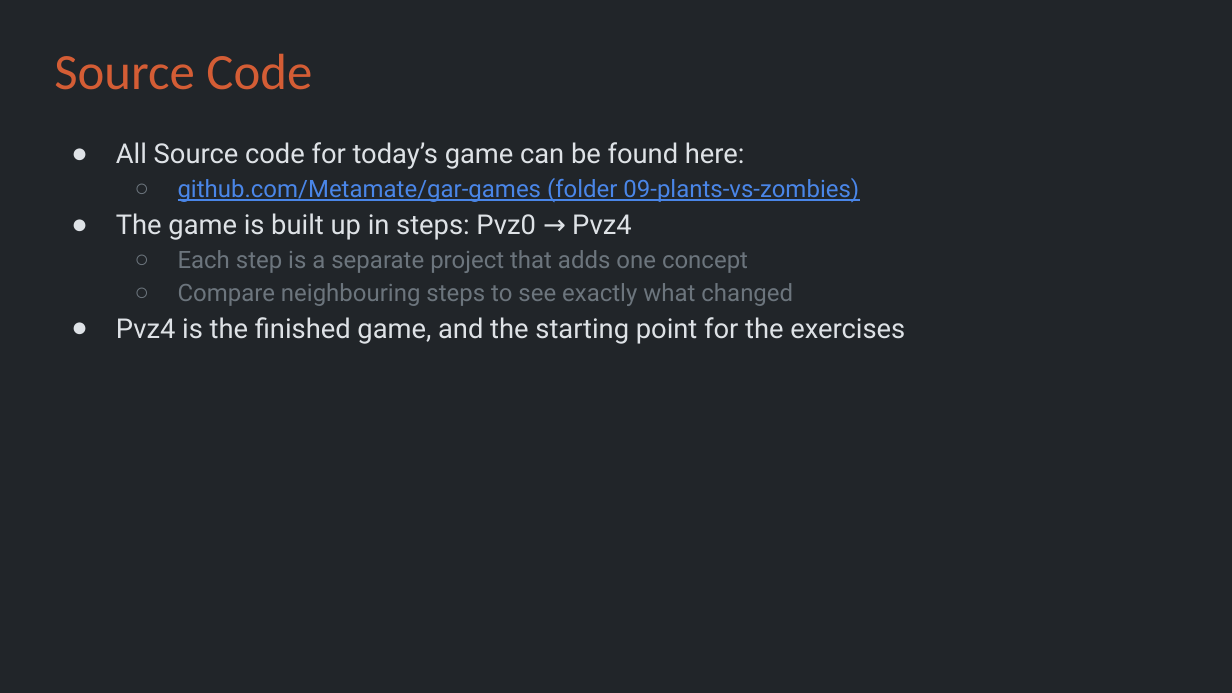
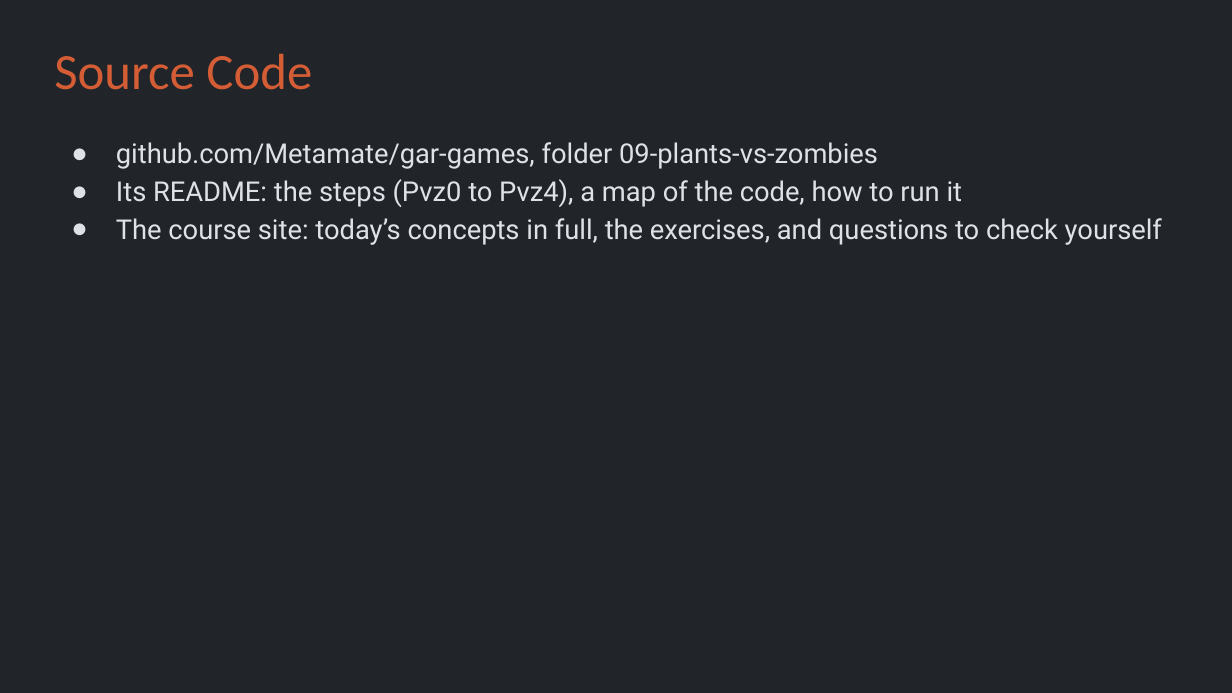
Before and after one commit to Metamate/gar, a slide deck: slide 4 of slides/09 Plants vs. Zombies.pptx. Drawn at 1232x693 pixels with LibreOffice and Linux fonts; fonts in the diff are those of the drawing. Boxes give left, top, right and bottom in pixels: in the first picture for what was removed or moved away, otherwise in the second. Text is boxed around its words. In the diff, an @@ line names an element or a change of style, - is before the commit and + after.

```diff
--- a/slides/09 Plants vs. Zombies.pptx
+++ b/slides/09 Plants vs. Zombies.pptx
@@ text at (x1=116, y1=142, x2=1162, y2=245): text changed; size 14 to 16 pt @@
-● All Source code for today’s game can be found here:
-  ○ github.com/Metamate/gar-games (folder 09-plants-vs-zombies)
-● The game is built up in steps: Pvz0 → Pvz4
-  ○ Each step is a separate project that adds one concept
-  ○ Compare neighbouring steps to see exactly what changed
-● Pvz4 is the finished game, and the starting point for the exercises
+● github.com/Metamate/gar-games, folder 09-plants-vs-zombies
+● Its README: the steps (Pvz0 to Pvz4), a map of the code, how to run it
+● The course site: today’s concepts in full, the exercises, and questions to check yourself
```
Also in this commit, not shown: 5 other slides changed, 1 slide added.
